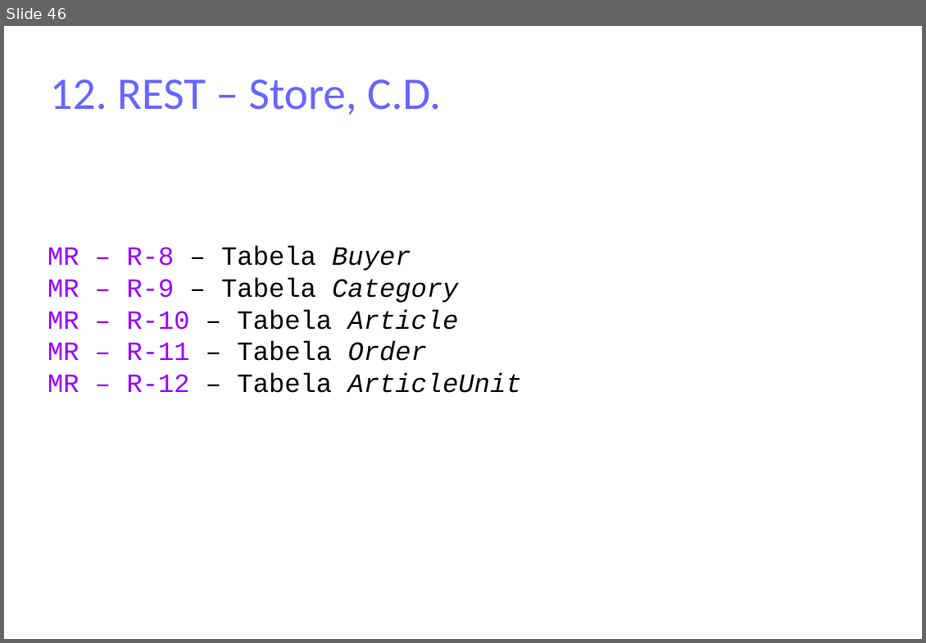
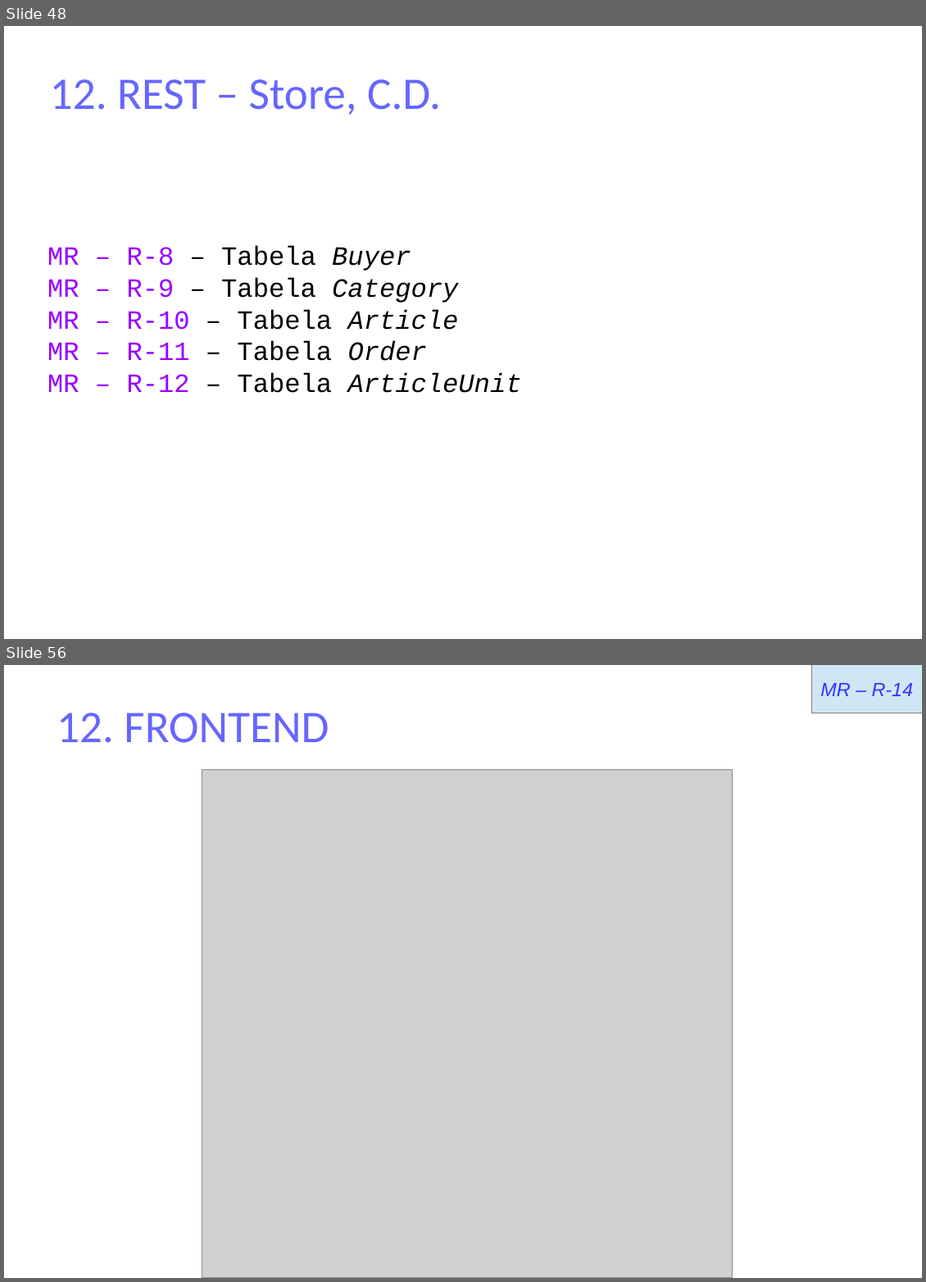
Before and after one commit to matulik/reinyzagam, a slide deck: Docs/presentation.odp. Shown one above the other, each under a label of ours: slide 46 before the commit, slides 48 and 56 after it; the slides between them are not shown. The pictures are 926x643 and 926x1282 pixels, drawn with LibreOffice and Linux fonts; fonts in the diff are those of the drawing; grey boxes stand for pictures. Boxes give left, top, right and bottom in pixels: in the first picture for what was removed or moved away, otherwise in the second. Text is boxed around its words. In the diff, an @@ line names an element or a change of style, - is before the commit and + after.

```diff
--- a/Docs/presentation.odp
+++ b/Docs/presentation.odp
@@ slide 56 added at bbox=[4, 665, 922, 1278], background #FFFFFF @@
@@ rectangle added at bbox=[812, 665, 922, 713], fill #CFE7F5, outline #808080 0 pt, 16 pt, text #3333FF, italic @@
+MR – R-14
@@ title added at bbox=[56, 713, 329, 743], 37.7 pt, text #6666FF @@
+12. FRONTEND
@@ picture added at bbox=[202, 769, 732, 1277] @@
@@ what was slide 46 is now slide 48 @@
```
Also in this commit, not shown: 5 slides changed, 11 other slides added, 3 slides removed, 8 other files.
